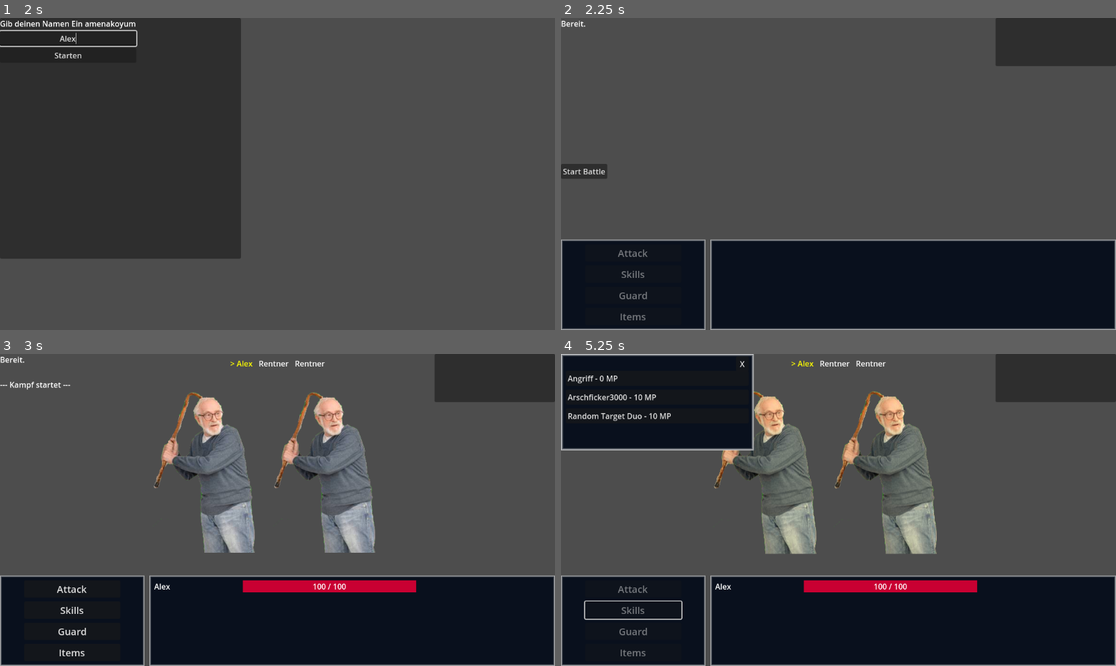
Above: before the commit, frames 1-4 (two rows, left to right).
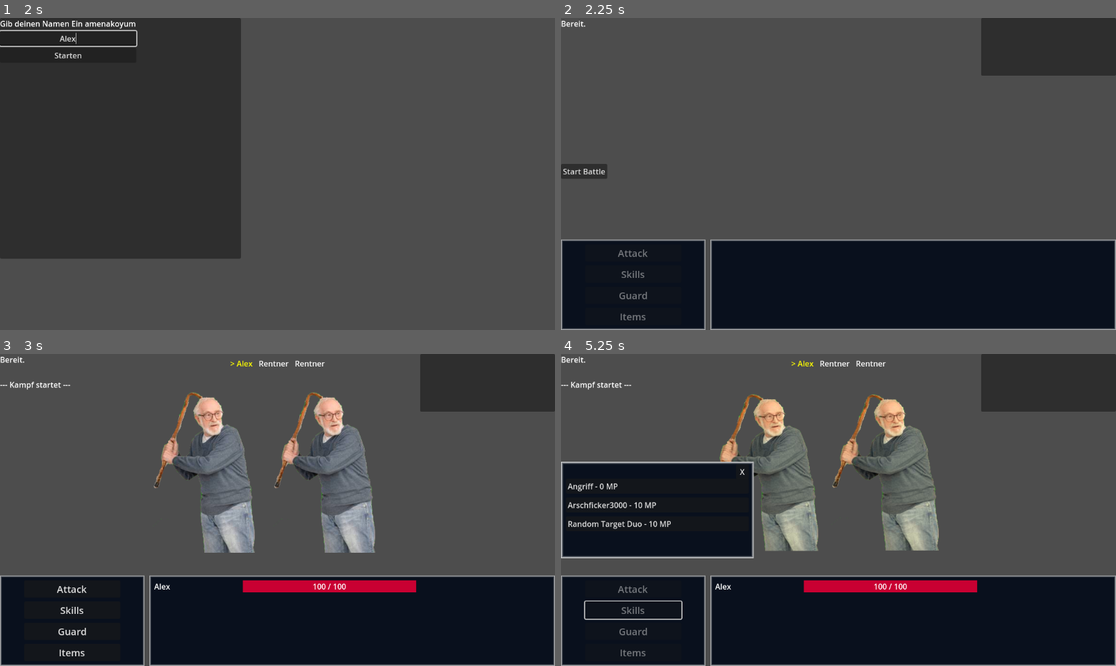
Above: after the commit, the same moments.

Repository: Marv0407/kotstulle-game
Game: Godot game, scene res://scenes/control.tscn
Two runs of this game, one before a commit and one after it. Both use one fixed random seed, a clock stepped at 60 frames per second and the inputs below.
Inputs (mouse positions are in pixels of both pictures, inside the frame that each line leads up to):
- Up to frame 1 (2 s): click "Start New Game" at 0.5 s; click (66, 39) at 1.27 s; type "Alex" at 1.35 s
- Up to frame 2 (2.25 s): click "Starten" at 2 s
- Up to frame 3 (3 s): click "Start Battle" at 2.75 s
- Up to frame 4 (5.25 s): click (766, 469) at 3.52 s; click "Attack" at 4.25 s; click "Skills" at 5 s

Frame 1 is identical in both runs. In frame 2, 1.1% of the frame differs, in the area x 75-100%, y 0-19%; in frame 3, 1.1%; in frame 4, 24%, in the area x 0-100%, y 0-66%.

Commit message:
Breathing effect on enemy slots

Diff:
--- a/scenes/BattleTest.tscn
+++ b/scenes/BattleTest.tscn
@@ -54,6 +54,14 @@
 
 [node name="SkillMenu" parent="DebugUI/CanvasLayer" instance=ExtResource("6_5txia")]
 visible = false
+z_index = 1
+anchors_preset = 4
+anchor_top = 0.5
+anchor_bottom = 0.5
+offset_top = -100.0
+offset_right = 400.0
+offset_bottom = 100.0
+grow_vertical = 2
 
 [node name="TurnOrderContainer" type="HBoxContainer" parent="DebugUI/CanvasLayer"]
 anchors_preset = 5
@@ -133,7 +141,7 @@
 party_member_ui_scene = ExtResource("7_5txia")
 
 [node name="PanelContainer" type="PanelContainer" parent="DebugUI/CanvasLayer"]
-custom_minimum_size = Vector2(250, 100)
+custom_minimum_size = Vector2(280, 120)
 anchors_preset = 1
 anchor_left = 1.0
 anchor_right = 1.0
@@ -146,7 +154,7 @@
 horizontal_scroll_mode = 0
 
 [node name="LogContainer" type="VBoxContainer" parent="DebugUI/CanvasLayer/PanelContainer/ScrollContainer"]
-custom_minimum_size = Vector2(250, 100)
+custom_minimum_size = Vector2(280, 120)
 layout_mode = 2
 size_flags_horizontal = 3
 size_flags_vertical = 3
--- a/scripts/enemy_slot.gd
+++ b/scripts/enemy_slot.gd
@@ -9,6 +9,17 @@
 	var tween = create_tween()
 	scale = Vector2.ZERO
 	tween.tween_property(self, "scale", Vector2(1,1), 0.5).set_trans(Tween.TRANS_ELASTIC).set_ease(Tween.EASE_OUT)
+	tween.finished.connect(self.breathing_effect)
+
+func breathing_effect():
+	var tween = create_tween().set_loops()
+	var duration = randf_range(1.5, 2.2)
+	tween.tween_property(sprite, "scale", Vector2(1.04, 0.96), duration)\
+		.set_trans(Tween.TRANS_SINE)\
+		.set_ease(Tween.EASE_IN_OUT)
+	tween.tween_property(sprite, "scale", Vector2(1.0, 1.0), duration)\
+		.set_trans(Tween.TRANS_SINE)\
+		.set_ease(Tween.EASE_IN_OUT)
 
 func _on_button_pressed() -> void:
 	clicked.emit(self)
